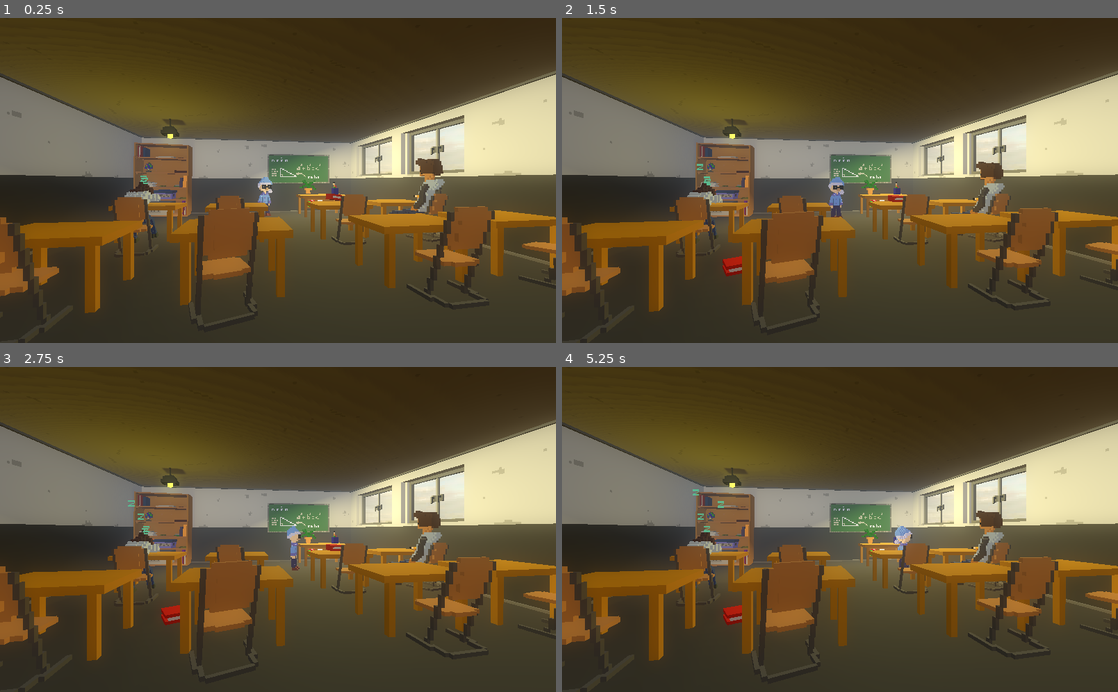
Above: before the commit, frames 1-4 (two rows, left to right).
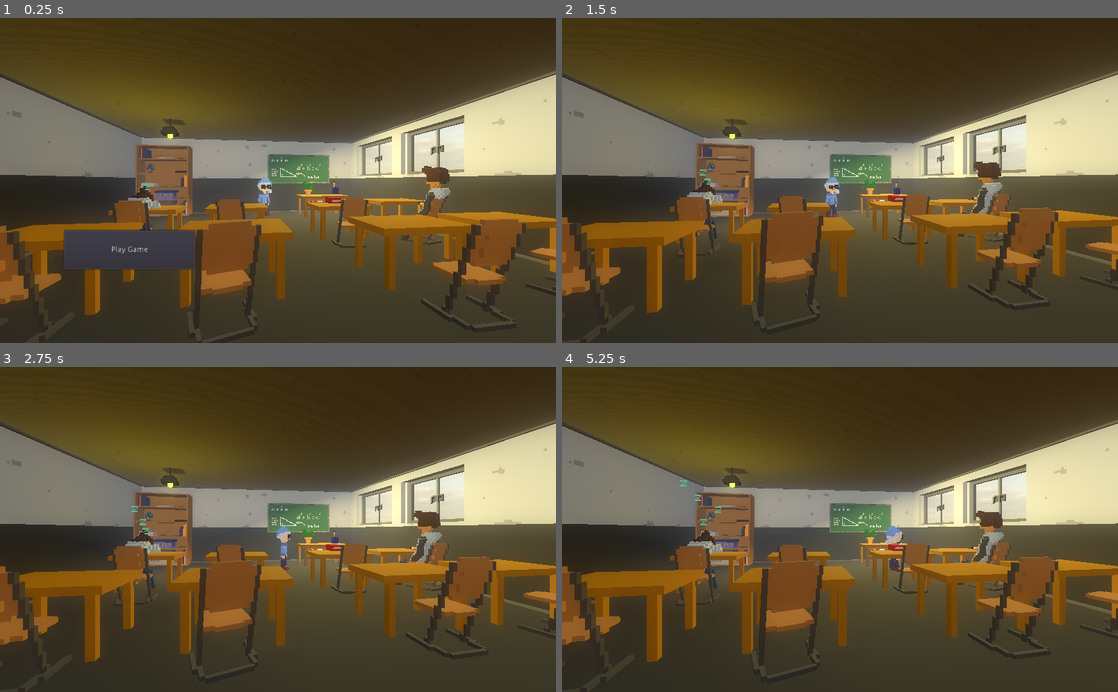
Above: after the commit, the same moments.

Repository: MoFa-Development/TheAbsolutelyTrueGame
Game: Godot game, scene res://scenes/Room.tscn
Two runs of this game, one before a commit and one after it. Both use one fixed random seed, a clock stepped at 60 frames per second and the inputs below.
Inputs (mouse positions are in pixels of both pictures, inside the frame that each line leads up to):
- Up to frame 1 (0.25 s): no input
- Up to frame 2 (1.5 s): click (689, 248) at 0.5 s, where only the run after the commit has a clickable "Play Game"; move the mouse to (962, 164) at 1.27 s
- Up to frame 3 (2.75 s): move the mouse to (166, 545) at 2.02 s
- Up to frame 4 (5.25 s): move the mouse to (895, 458) at 2.77 s; move the mouse to (812, 594) at 3.52 s; move the mouse to (1006, 578) at 4.27 s; move the mouse to (673, 480) at 5.02 s

The runs differ from the first frame. In frame 1, 11% of the frame differs, in the area x 0-100%, y 38-97%; in frame 2, 1.0%; in frame 3, 1.0%; in frame 4, 1.1%.

Commit message:
Added TitleScreen

Diff:
--- a/src/scenes/Camera.tscn
+++ b/src/scenes/Camera.tscn
@@ -11,6 +11,8 @@
 var forceFactor = 3
 onready var goalPos = global_transform.origin.x
 
+func _ready():
+	get_tree().paused = true
 
 func _process(delta):
 	# $CanvasLayer/Label.text = str(Engine.get_frames_per_second())
--- a/src/scenes/Room.tscn
+++ b/src/scenes/Room.tscn
@@ -19,6 +19,7 @@
 [ext_resource path="res://assets/models/Classroom/window1.obj" type="ArrayMesh" id=17]
 [ext_resource path="res://scenes/characters/Sleeping_Student.tscn" type="PackedScene" id=18]
 [ext_resource path="res://scenes/characters/Student_1.tscn" type="PackedScene" id=19]
+[ext_resource path="res://scenes/UI/TitleScreen.tscn" type="PackedScene" id=20]
 
 [sub_resource type="SpatialMaterial" id=1]
 albedo_texture = ExtResource( 15 )
@@ -37,6 +38,8 @@
 
 [node name="Camera" parent="." instance=ExtResource( 3 )]
 transform = Transform( 0.987345, 7.47255e-05, -0.158589, 0, 1, 0.00047119, 0.158589, -0.000465227, 0.987345, -4.97291, 3.18984, 9.49938 )
+
+[node name="TitleScreen" parent="Camera" instance=ExtResource( 20 )]
 
 [node name="EmptyClassroom" type="StaticBody" parent="."]
 
--- /dev/null
+++ b/src/scenes/UI/TitleScreen.tscn
@@ -0,0 +1,58 @@
+[gd_scene load_steps=5 format=2]
+
+[sub_resource type="GDScript" id=1]
+script/source = "extends Control
+
+func _on_Button_pressed():
+	get_tree().paused = false
+	queue_free()
+"
+
+[sub_resource type="Shader" id=2]
+code = "shader_type canvas_item;
+
+uniform float lod: hint_range(0.0, 5) = 0.0;
+
+void fragment(){
+	vec4 color = texture(SCREEN_TEXTURE, SCREEN_UV, lod);
+	COLOR = color;
+}"
+
+[sub_resource type="ShaderMaterial" id=3]
+shader = SubResource( 2 )
+shader_param/lod = 3.483
+
+[sub_resource type="CanvasItemMaterial" id=4]
+next_pass = SubResource( 3 )
+
+[node name="TitleScreen" type="Control"]
+pause_mode = 2
+anchor_right = 1.0
+anchor_bottom = 1.0
+script = SubResource( 1 )
+__meta__ = {
+"_edit_use_anchors_": false
+}
+
+[node name="ColorRect" type="ColorRect" parent="."]
+material = SubResource( 4 )
+anchor_right = 1.0
+anchor_bottom = 1.0
+color = Color( 1, 1, 1, 0 )
+__meta__ = {
+"_edit_use_anchors_": false
+}
+
+[node name="Button" type="Button" parent="."]
+anchor_right = 1.0
+anchor_bottom = 1.0
+margin_left = 117.731
+margin_top = 391.844
+margin_right = -664.269
+margin_bottom = -136.156
+text = "Play Game"
+__meta__ = {
+"_edit_use_anchors_": false
+}
+
+[connection signal="pressed" from="Button" to="." method="_on_Button_pressed"]
--- a/src/scenes/characters/MrP.tscn
+++ b/src/scenes/characters/MrP.tscn
@@ -60,10 +60,6 @@
 		if !b.hitted:
 			if b.is_in_group(\"throwable\"):
 				$AnimationPlayer.play(\"Hit\")
-				var explode = load(\"res://scenes/effects/Explosion.tscn\").instance() as Spatial
-				add_child(explode)
-				explode.scale = Vector3(5, 5, 5)
-				explode.global_transform.origin = b.global_transform.origin
 				Globals.score += 1
 
 func _ready():
Not shown: 1 places in src/scenes/Room.tscn that only renumber resources
